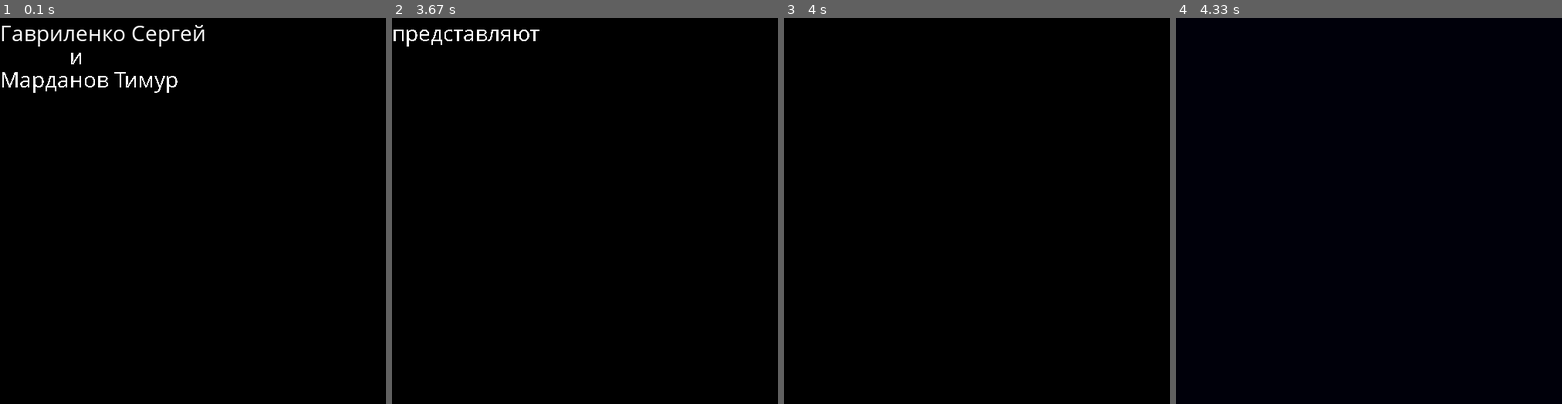
Above: before the commit, frames 1-4 (left to right).
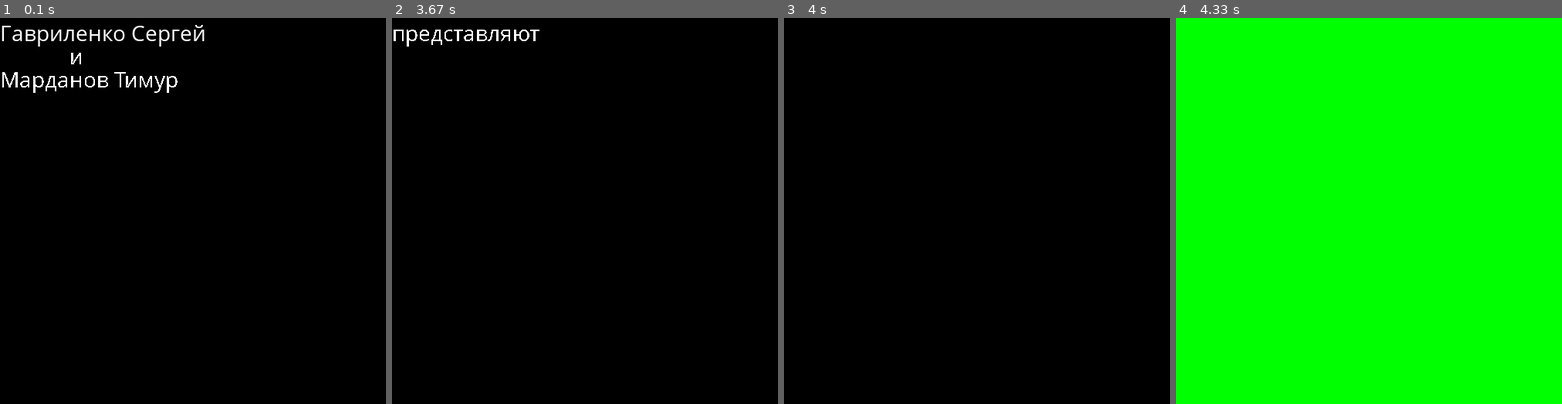
Above: after the commit, the same moments.

Repository: 00jeser/PyGameYandexLyceumProject
Game: pygame game, started from main.py
The game is run twice, just before and just after one commit, with the same random seed, the same clock (stepped at 60 frames per second) and the same inputs.
Inputs:
- Up to frame 1 (0.1 s): no input
- Up to frame 2 (3.67 s): no input
- Up to frame 3 (4 s): no input
- Up to frame 4 (4.33 s): no input

Frames 1-3 are identical in both runs. In frame 4, 100% of the frame differs, in the area x 0-100%, y 0-100%.

Commit message:
просто

Diff:
--- a/main.py
+++ b/main.py
@@ -22,7 +22,7 @@
     for event in pygame.event.get():
         if event.type == pygame.QUIT:
             running = False
-    screen.fill((0, 0, 10))
+    screen.fill((0, 255, 0))
     for i in modules.keys():
         modules[i].render(pygame.event.get())
     pygame.display.flip()
